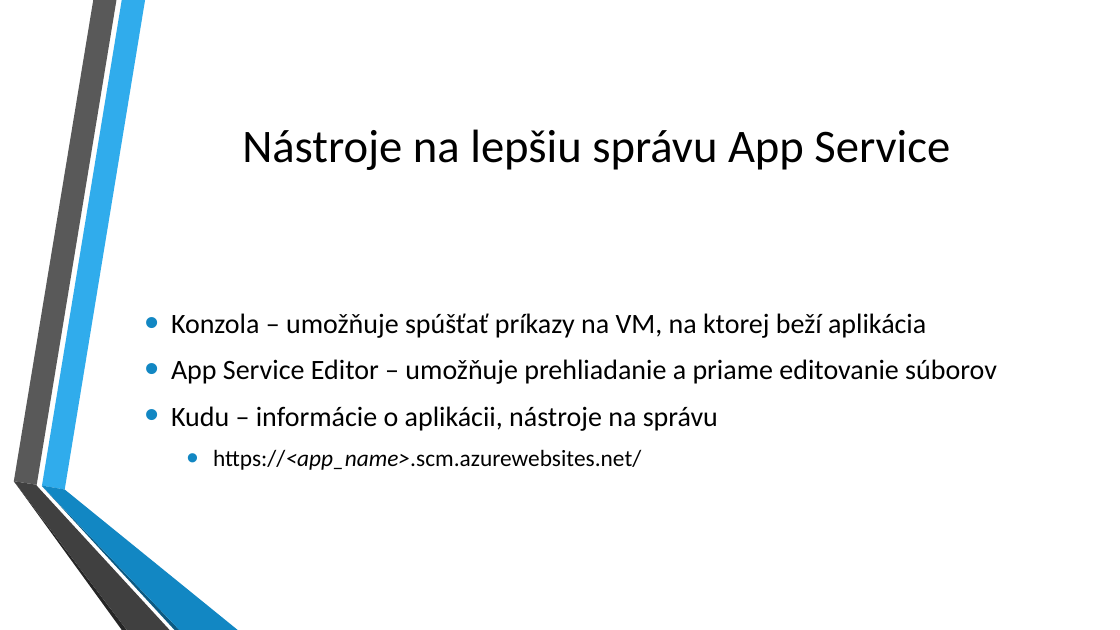
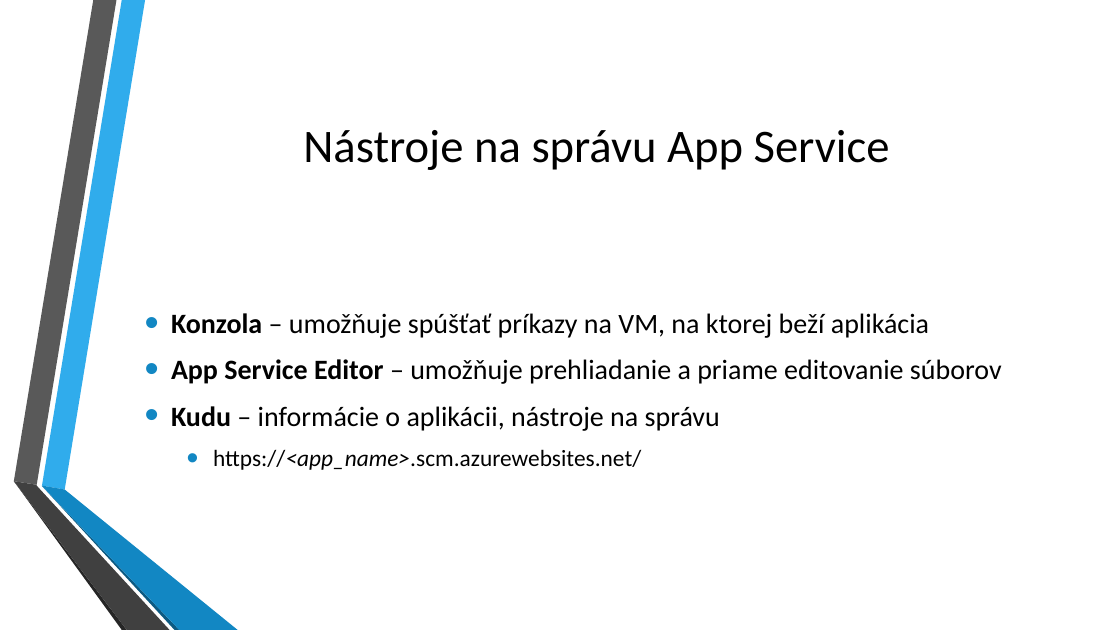
Before and after one commit to kubinko/Azure-Resources-Overview, a slide deck: slide 31 of 03 - App Service/03 - App Service.pptx (slide 38 before the commit). Drawn at 1120x630 pixels with LibreOffice and Linux fonts; fonts in the diff are those of the drawing; background and template pictures are left out. Boxes give left, top, right and bottom in pixels: in the first picture for what was removed or moved away, otherwise in the second. Text is boxed around its words. In the diff, an @@ line names an element or a change of style, - is before the commit and + after.

```diff
--- a/03 - App Service/03 - App Service.pptx
+++ b/03 - App Service/03 - App Service.pptx
@@ title at <box>303,130,890,170</box>: text changed @@
-Nástroje na lepšiu správu App Service
+Nástroje na správu App Service
@@ text at <box>171,313,1002,431</box>: bold on in "Konzola", "App Service Editor", "Kudu" @@
```
Also in this commit, not shown: 9 other slides changed, 54 other files.
